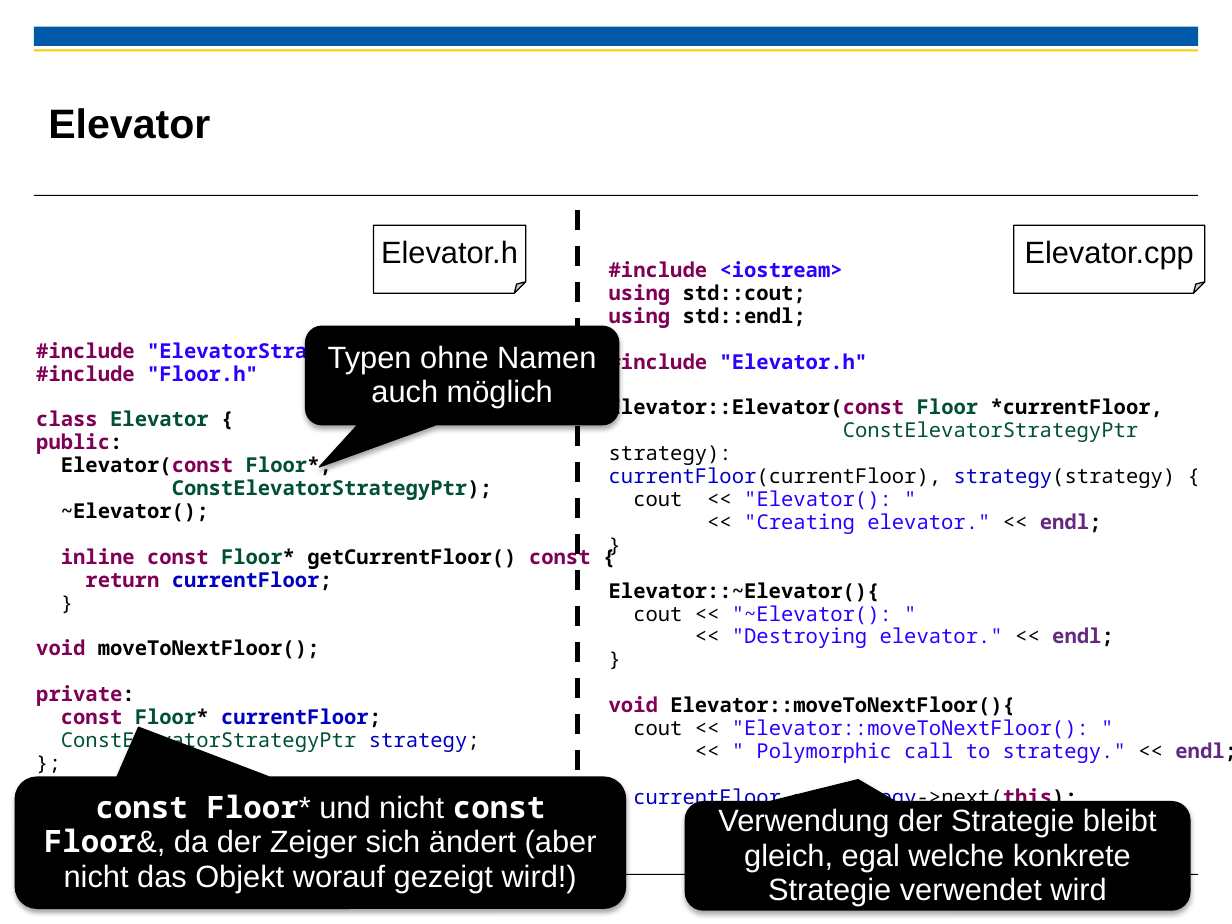
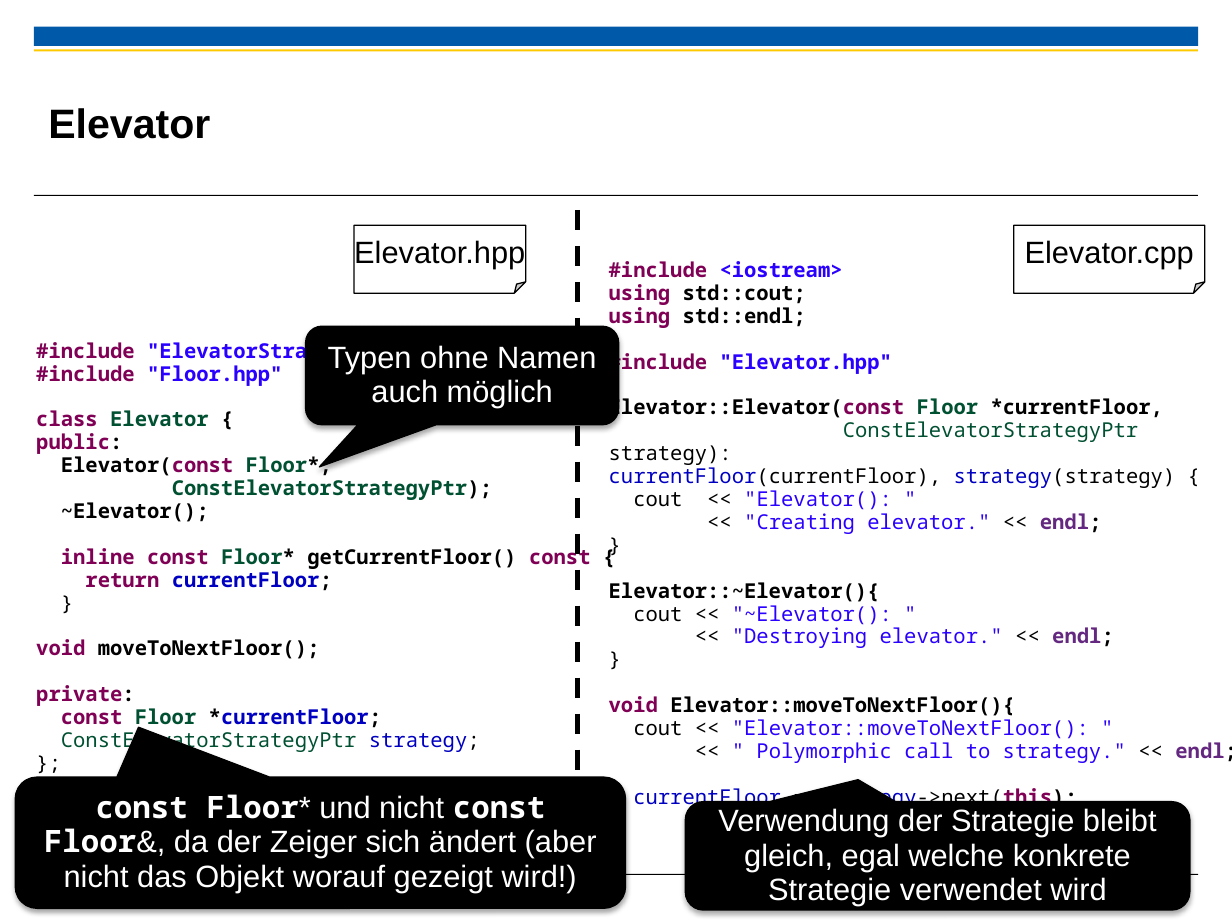
Before and after one commit to h82k/tud-cppp, a slide deck: slide 10 of Vorlesung/3 Vererbung-Polymorphie.pptx. Drawn at 1232x924 pixels with LibreOffice and Linux fonts; fonts in the diff are those of the drawing; background and template pictures are left out. Boxes give left, top, right and bottom in pixels: in the first picture for what was removed or moved away, otherwise in the second. Text is boxed around its words. In the diff, an @@ line names an element or a change of style, - is before the commit and + after.

```diff
--- a/Vorlesung/3 Vererbung-Polymorphie.pptx
+++ b/Vorlesung/3 Vererbung-Polymorphie.pptx
@@ text in folded corner at (x1=354, y1=239, x2=525, y2=269): text changed @@
-Elevator.h
+Elevator.hpp
@@ folded corner "Elevator.hpp" resized from (x1=373, y1=225, x2=526, y2=293) to (x1=354, y1=225, x2=525, y2=293) @@
@@ text at (x1=36, y1=338, x2=406, y2=386): text changed @@
-#include "ElevatorStrategy.h"
-#include "Floor.h"
+#include "ElevatorStrategy.hp"
+#include "Floor.hpp"
@@ text at (x1=609, y1=349, x2=892, y2=375): text changed @@
-#include "Elevator.h"
+#include "Elevator.hpp"
@@ text at (x1=61, y1=708, x2=381, y2=731): spaces changed @@
-const Floor* currentFloor;
+const Floor *currentFloor;
```
Also in this commit, not shown: 6 other slides changed, 5 other files.
